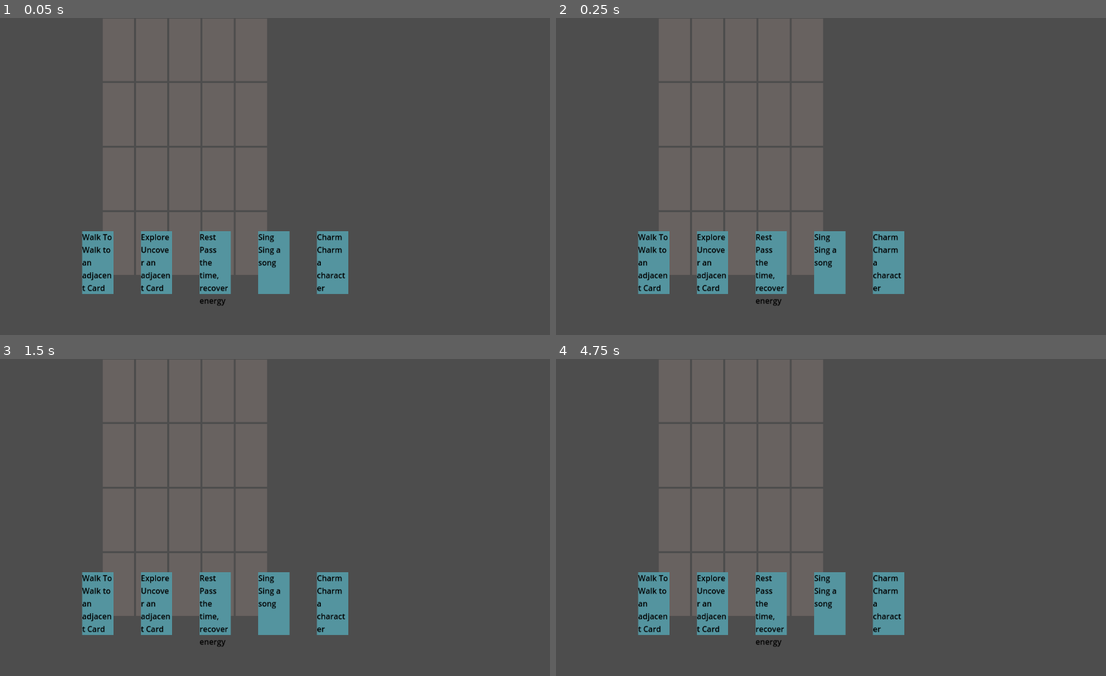
Above: before the commit, frames 1-4 (two rows, left to right).
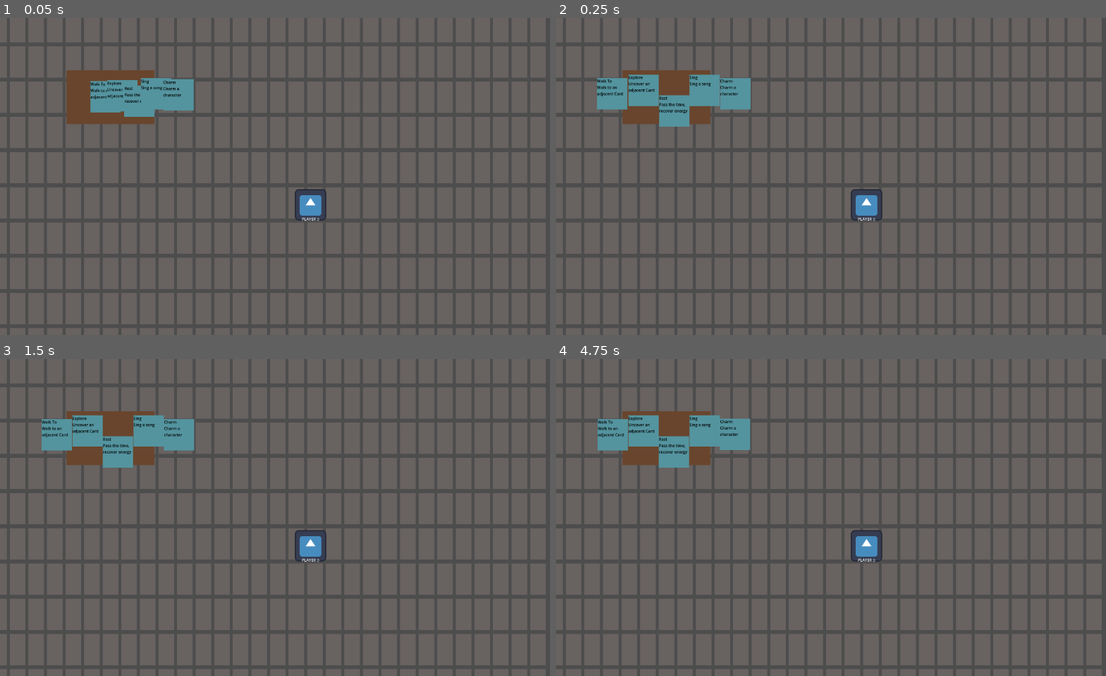
Above: after the commit, the same moments.

Repository: dollythecamus/world-of-cards
Game: Godot game, scene res://world/world.tscn
Same seed, same stepped clock (60 frames per second), same inputs: the game is played once before the commit and once after it. The engine's default icon, where the game draws it, is replaced by a stand-in: a white triangle on a blue panel in a dark square.
Inputs (mouse positions are in pixels of both pictures, inside the frame that each line leads up to):
- Up to frame 1 (0.05 s): no input
- Up to frame 2 (0.25 s): no input
- Up to frame 3 (1.5 s): move the mouse to (407, 501) at 0.52 s; click (407, 501) at 0.67 s; tap Enter at 1.25 s; drag from (170, 533) to (253, 580) at 1.27 s
- Up to frame 4 (4.75 s): tap Space at 2, 3.5 s; move the mouse to (891, 447) at 2.02 s; click (891, 447) at 2.17 s; tap Enter at 2.75, 4.25 s; drag from (809, 580) to (666, 469) at 2.77 s; move the mouse to (1007, 565) at 3.52 s; click (1007, 565) at 3.67 s; drag from (666, 469) to (754, 438) at 4.27 s

The runs differ from the first frame. In frame 1, 64% of the frame differs, in the area x 0-100%, y 0-100%; in frame 2, 65%; in frame 3, 65%; in frame 4, 65%.

Commit message:
chunk loading implemented. hell yeah

Diff:
--- a/player/actionCard.tscn
+++ b/player/actionCard.tscn
@@ -1,24 +1,34 @@
-[gd_scene load_steps=2 format=3 uid="uid://b3ndwyvswodvd"]
+[gd_scene load_steps=3 format=3 uid="uid://b3ndwyvswodvd"]
 
-[ext_resource type="Script" uid="uid://dl0ovahykxiyv" path="res://player/action_card.gd" id="1_b354u"]
+[ext_resource type="Script" uid="uid://decxmnr70r84b" path="res://player/action_card.gd" id="1_b354u"]
 
-[node name="ActionCard" type="Node2D"]
+[sub_resource type="RectangleShape2D" id="RectangleShape2D_b354u"]
+size = Vector2(125, 130)
+
+[node name="ActionCard" type="Area2D"]
+priority = 1000
 script = ExtResource("1_b354u")
 
-[node name="ColorRect" type="ColorRect" parent="."]
-offset_left = -32.0
+[node name="Sprite" type="ColorRect" parent="."]
+offset_left = -63.0
 offset_top = -64.0
-offset_right = 32.0
+offset_right = 61.0
 offset_bottom = 64.0
+mouse_filter = 1
 color = Color(0.329884, 0.578245, 0.62172, 1)
 
-[node name="Label" type="Label" parent="ColorRect"]
+[node name="Label" type="Label" parent="Sprite"]
 layout_mode = 0
-offset_right = 64.0
+offset_right = 122.0
 offset_bottom = 128.0
 mouse_filter = 1
 theme_override_colors/font_color = Color(0, 0, 0, 1)
 text = "ACTION"
 autowrap_mode = 3
 
-[connection signal="gui_input" from="ColorRect" to="." method="_on_rect_gui_input"]
+[node name="CollisionShape2D" type="CollisionShape2D" parent="."]
+position = Vector2(-1.5, 0)
+shape = SubResource("RectangleShape2D_b354u")
+
+[connection signal="mouse_entered" from="." to="." method="_mouse_enter"]
+[connection signal="mouse_exited" from="." to="." method="_mouse_exit"]
--- a/player/action_card.gd
+++ b/player/action_card.gd
@@ -1,38 +1,177 @@
-extends Node2D
+extends Area2D
+class_name Card
+# Static variables
+static var cards: Array = []
+static var card_sort_position := Vector2(0, 0)
+static var is_sorted := false
 
-@onready var sprite = $ColorRect
-@onready var label = $ColorRect/Label
+static var width := 125.0
+static var height := 255.0
 
+# Instance vars
+var card_sort_index := -1
+var sorted_position := Vector2.ZERO
+var sprite_rest_position := Vector2(-32, -64)
+var sorted_rotation := 0.0
+var is_mouse_dragging := false
+var is_mouse_over := false
+
+var velocity := Vector2.ZERO
+var sprite_velocity := Vector2.ZERO
+var angular_velocity := 0.0
+
+var drag_speed := 20.0
+var angular_speed := 1.0
+var mouse_over_offset := Vector2(0, -20)
+var is_close_threshold := 21.0
+
+# Game data
 var data = {}
 
-var is_dragging = false
-var DRAG_SPEED = 15
-
-var starting_position
-var velocity = Vector2()
-
+# Signals
 signal dropped(card)
 
-func _ready() -> void:
-	starting_position = position
+# Nodes
+@onready var visual = $Sprite
+@onready var label = $Sprite/Label
+
+var start_color := Color(1, 1, 1)
+var dragging_opacity := 0.5
+
+func _ready():
+	start_color = modulate
+	if not cards.has(self):
+		cards.append(self)
+		Sort()
+	set_visuals()
+
+static func Sort():
+	var pos_index := 0
+	var any_dragging := false
+
+	for i in range(cards.size()):
+		var card = cards[i]
+		pos_index = i
+		if any_dragging:
+			pos_index = i - 1
+
+		if card.is_mouse_dragging:
+			pos_index = i - 1
+			any_dragging = true
+
+		card.card_sort_index = pos_index
+		#card.set_z_index(pos_index)
+		card.sorted_position = get_point_on_line(pos_index, cards.size())
+		card.sorted_rotation = get_rotation_on_line(pos_index, cards.size())
+
+	is_sorted = true
+
+func _process(delta):
+	if not is_mouse_dragging:
+		if is_mouse_over:
+			velocity = target_position(velocity, position, sorted_position)
+			sprite_velocity = target_position(sprite_velocity, visual.position, sprite_rest_position + mouse_over_offset)
+			#angular_velocity = target_rotation(angular_velocity, visual.rotation_degrees, 0.0)
+		else:
+			velocity = target_position(velocity, position, sorted_position)
+			sprite_velocity = target_position(sprite_velocity, visual.position, sprite_rest_position)
+			#angular_velocity = target_rotation(angular_velocity, visual.rotation_degrees, sorted_rotation)
+	else:
+		var target = get_global_mouse_position()
+		velocity = target_position(velocity, position, target)
+		sprite_velocity = target_position(sprite_velocity, visual.position, sprite_rest_position)
+		# angular_velocity = target_rotation(angular_velocity, visual.rotation_degrees, 0.0)
+
+	# not doing rotation anymore :)
+	#visual.rotation += angular_velocity * angular_speed * delta
+	visual.position += sprite_velocity * drag_speed * delta
+	position += velocity * drag_speed * delta
+
+func target_position(velocity: Vector2, current: Vector2, target: Vector2) -> Vector2:
+	return velocity.move_toward(target - current, drag_speed);
+
+func target_rotation(velocity : float, current: float, target: float) -> float:
+	var difference = angle_difference(current, target);
+	return move_toward(velocity, difference, angular_speed);
+
+func _input_event(_viewport: Viewport, event: InputEvent, _shape_idx: int) -> void:
+	if event is InputEventMouseButton and event.button_index == MOUSE_BUTTON_LEFT:
+		if event.pressed:
+			_on_drag_start()
+		else:
+			_on_drag_end()
+	elif event is InputEventMouseMotion and is_mouse_dragging:
+		if (position - sorted_position).length() > is_close_threshold and not is_sorted:
+			Sort()
+
+func _mouse_enter() -> void:
+	is_mouse_over = true
+
+func _mouse_exit() -> void:
+	is_mouse_over = false
+
+func _on_drag_start():
+	is_mouse_dragging = true
+	is_sorted = false
+	set_opacity(dragging_opacity)
+
+func _on_drag_end():
+	is_mouse_dragging = false
+	set_opacity(1.0)
+	Sort()
+	dropped_action()
+	# dropped.emit(self) # emits the signal when the card is dropped, self-explanatory
+
+func set_visuals():
 	label.text = data.name + "\n" + data.description
 
-func _on_rect_gui_input(event: InputEvent) -> void:
-	if event is InputEventMouseButton:
-		if event.button_index == MOUSE_BUTTON_LEFT:
-			if event.pressed:
-				is_dragging = true
-			elif !event.pressed && is_dragging: # detect when card is dropped
-				is_dragging = false
-				dropped.emit(self) # emits the signal when the card is dropped, self-explanatory
+func set_opacity(opacity: float):
+	var col = start_color
+	col.a = opacity
+	modulate = col
 
-func target_position(vel : Vector2, pos0 : Vector2, pos1 : Vector2):
-	return vel.move_toward(pos1 - pos0, DRAG_SPEED)
+# Positioning helpers
+static func get_point_on_line(i: int, max: int) -> Vector2:
+	var s = card_sort_position
+	var dir = Vector2.RIGHT
+	var bump := Vector2.ZERO
+	var index := i - int(max / 2)
 
-func _process(delta: float) -> void:
-	if is_dragging:
-		velocity = target_position(velocity, position, get_global_mouse_position())
+	if is_even(max):
+		bump.y = 30.0 / max(1.0, abs(index + 0.5))
+		return s + dir * (index * width + width * 0.5) + bump
 	else:
-		velocity = target_position(velocity, position, starting_position)
+		if index == 0:
+			bump.y = 55.0
+			return s + bump
+		else:
+			bump.y = 30.0 / max(1.0, abs(index))
+			return s + dir * (index * width) - bump
 
-	position += velocity * delta * DRAG_SPEED
+static func get_rotation_on_line(i: int, max: int) -> float:
+	var index := i - int(max / 2)
+	var angle := float(index) * -15.0
+	if is_even(max):
+		angle -= 7.5
+	return deg_to_rad(angle)
+
+static func is_even(i: int) -> bool:
+	return i % 2 == 0
+
+##################
+
+# actions
+
+func dropped_action():
+	var closest_area = null
+	var closest_distance = INF
+
+	for area in get_overlapping_areas():
+		var distance = position.distance_to(area.global_position)
+		if distance < closest_distance:
+			closest_distance = distance
+			closest_area = area
+
+	if closest_area:
+		# closest area is the world card which this dropped card is on top of.
+		closest_area.action(self)
--- /dev/null
+++ b/player/camera_controls.gd
@@ -0,0 +1,15 @@
+extends Camera2D
+
+var dragging := false
+const SPEED = 1
+
+func _input(event):
+	if event is InputEventMouseButton:
+		if event.button_index == MOUSE_BUTTON_MIDDLE:
+			dragging = event.pressed
+		elif event.button_index == MOUSE_BUTTON_WHEEL_UP:
+			zoom *= 1.1  # Zoom in
+		elif event.button_index == MOUSE_BUTTON_WHEEL_DOWN:
+			zoom *= 0.9  # Zoom out
+	elif event is InputEventMouseMotion and dragging:
+		position -= event.relative * SPEED / zoom
--- a/player/player_cards.gd
+++ b/player/cards_tray.gd
@@ -1,10 +1,9 @@
 extends Node2D
-
 const ACTION_CARD_SCENE = preload("res://player/actionCard.tscn")
 
 # Adjust this to wherever you want the player hand to start
-var hand_origin = Vector2(200, 500)
-var card_spacing = 120
+var hand_origin = Vector2(0, 0)
+var card_spacing = 68
 
 func spawn_action_hand(player_actions):
 	for i in range(player_actions.size()):
@@ -13,10 +12,10 @@
 
 		var action_card_data = GameData.get_action_card(player_actions[i])
 		card.data = action_card_data  # Custom method on the ActionCard
-		card.connect("dropped", %World._on_card_dropped)
+		# card.connect("dropped", %World._on_card_dropped)
 
 		add_child(card)
 
 
-func _on_player_spawned_player(data: Variant) -> void:
+func _on_spawned_player(data: Variant) -> void:
 	spawn_action_hand(data.actions)
--- /dev/null
+++ b/player/old_action_card.gd
@@ -0,0 +1,38 @@
+extends Node2D
+
+@onready var sprite = $ColorRect
+@onready var label = $ColorRect/Label
+
+var data = {}
+
+var is_dragging = false
+var DRAG_SPEED = 15
+
+var starting_position
+var velocity = Vector2()
+
+signal dropped(card)
+
+func _ready() -> void:
+	starting_position = position
+	label.text = data.name + "\n" + data.description
+
+func _on_rect_gui_input(event: InputEvent) -> void:
+	if event is InputEventMouseButton:
+		if event.button_index == MOUSE_BUTTON_LEFT:
+			if event.pressed:
+				is_dragging = true
+			elif !event.pressed && is_dragging: # detect when card is dropped
+				is_dragging = false
+				dropped.emit(self) # emits the signal when the card is dropped, self-explanatory
+
+func target_position(vel : Vector2, pos0 : Vector2, pos1 : Vector2):
+	return vel.move_toward(pos1 - pos0, DRAG_SPEED)
+
+func _process(delta: float) -> void:
+	if is_dragging:
+		velocity = target_position(velocity, position, get_global_mouse_position())
+	else:
+		velocity = target_position(velocity, position, starting_position)
+
+	position += velocity * delta * DRAG_SPEED
--- a/player/player.gd
+++ b/player/player.gd
@@ -1,4 +1,4 @@
-extends Node
+extends Node2D
 
 var EXAMPLE_DATA = {
 	"character":
@@ -50,6 +50,12 @@
 
 signal spawned_player(data)
 
+var chunk = Vector2i():
+	get():
+		chunk = %World.get_chunk(position)
+		return chunk
+var indexed_position = Vector2i()
+
 func _ready() -> void:
 	spawn_random_player_data()
 
--- /dev/null
+++ b/test.tscn
@@ -0,0 +1,79 @@
+[gd_scene load_steps=4 format=3 uid="uid://x24dqb8k1xhf"]
+
+[ext_resource type="Script" uid="uid://decxmnr70r84b" path="res://player/action_card.gd" id="1_8uh7m"]
+[ext_resource type="Texture2D" uid="uid://cu3fgcoqy14yf" path="res://icon.svg" id="2_8uh7m"]
+
+[sub_resource type="RectangleShape2D" id="RectangleShape2D_37kl0"]
+size = Vector2(128, 126)
+
+[node name="test" type="Node"]
+
+[node name="Card" type="Area2D" parent="."]
+script = ExtResource("1_8uh7m")
+
+[node name="Sprite" type="TextureRect" parent="Card"]
+offset_left = -64.0
+offset_top = -64.0
+offset_right = 64.0
+offset_bottom = 64.0
+texture = ExtResource("2_8uh7m")
+
+[node name="CollisionShape2D" type="CollisionShape2D" parent="Card"]
+shape = SubResource("RectangleShape2D_37kl0")
+debug_color = Color(0.460271, 0.573526, 0.433467, 0.42)
+
+[node name="Card2" type="Area2D" parent="."]
+script = ExtResource("1_8uh7m")
+
+[node name="Sprite" type="TextureRect" parent="Card2"]
+offset_left = -64.0
+offset_top = -64.0
+offset_right = 64.0
+offset_bottom = 64.0
+texture = ExtResource("2_8uh7m")
+
+[node name="CollisionShape2D" type="CollisionShape2D" parent="Card2"]
+shape = SubResource("RectangleShape2D_37kl0")
+debug_color = Color(0.460271, 0.573526, 0.433467, 0.42)
+
+[node name="Card3" type="Area2D" parent="."]
+script = ExtResource("1_8uh7m")
+
+[node name="Sprite" type="TextureRect" parent="Card3"]
+offset_left = -64.0
+offset_top = -64.0
+offset_right = 64.0
+offset_bottom = 64.0
+texture = ExtResource("2_8uh7m")
+
+[node name="CollisionShape2D" type="CollisionShape2D" parent="Card3"]
+shape = SubResource("RectangleShape2D_37kl0")
+debug_color = Color(0.460271, 0.573526, 0.433467, 0.42)
+
+[node name="Card4" type="Area2D" parent="."]
+script = ExtResource("1_8uh7m")
+
+[node name="Sprite" type="TextureRect" parent="Card4"]
+offset_left = -64.0
+offset_top = -64.0
+offset_right = 64.0
+offset_bottom = 64.0
+texture = ExtResource("2_8uh7m")
+
+[node name="CollisionShape2D" type="CollisionShape2D" parent="Card4"]
+shape = SubResource("RectangleShape2D_37kl0")
+debug_color = Color(0.460271, 0.573526, 0.433467, 0.42)
+
+[node name="Card5" type="Area2D" parent="."]
+script = ExtResource("1_8uh7m")
+
+[node name="Sprite" type="TextureRect" parent="Card5"]
+offset_left = -64.0
+offset_top = -64.0
+offset_right = 64.0
+offset_bottom = 64.0
+texture = ExtResource("2_8uh7m")
+
+[node name="CollisionShape2D" type="CollisionShape2D" parent="Card5"]
+shape = SubResource("RectangleShape2D_37kl0")
+debug_color = Color(0.460271, 0.573526, 0.433467, 0.42)
--- a/world/world.tscn
+++ b/world/world.tscn
@@ -1,21 +1,50 @@
-[gd_scene load_steps=4 format=3 uid="uid://jdft6yahmoim"]
+[gd_scene load_steps=6 format=3 uid="uid://jdft6yahmoim"]
 
 [ext_resource type="Script" uid="uid://dde68fvlgjry3" path="res://world/world_generator.gd" id="1_tcf2h"]
-[ext_resource type="Script" uid="uid://cexnlkpfoo1um" path="res://player/player_cards.gd" id="2_4717r"]
+[ext_resource type="Script" uid="uid://cexnlkpfoo1um" path="res://player/cards_tray.gd" id="2_4717r"]
 [ext_resource type="Script" uid="uid://5inottefdrjy" path="res://player/player.gd" id="3_h5o24"]
+[ext_resource type="Texture2D" uid="uid://cu3fgcoqy14yf" path="res://icon.svg" id="3_mmdvd"]
+[ext_resource type="Script" uid="uid://2p4v1nfjhlg3" path="res://player/camera_controls.gd" id="4_h5o24"]
 
 [node name="Game" type="Node2D"]
 
 [node name="World" type="Node2D" parent="."]
 unique_name_in_owner = true
-position = Vector2(242, -67)
+z_index = -500
 script = ExtResource("1_tcf2h")
 
-[node name="PlayerCards" type="Node2D" parent="."]
+[node name="Player" type="Node2D" parent="."]
+unique_name_in_owner = true
+position = Vector2(817, 439)
+script = ExtResource("3_h5o24")
+
+[node name="Sprite2D" type="Sprite2D" parent="Player"]
+texture = ExtResource("3_mmdvd")
+
+[node name="Label" type="Label" parent="Player"]
+offset_left = -36.0
+offset_top = 46.0
+offset_right = 36.0
+offset_bottom = 69.0
+text = "PLAYER :)"
+
+[node name="CardsTray" type="Node2D" parent="."]
 unique_name_in_owner = true
 script = ExtResource("2_4717r")
 
-[node name="Player" type="Node2D" parent="."]
-script = ExtResource("3_h5o24")
+[node name="ColorRect" type="ColorRect" parent="CardsTray"]
+z_index = -200
+offset_left = -180.0
+offset_top = -110.0
+offset_right = 180.0
+offset_bottom = 110.0
+mouse_filter = 1
+color = Color(0.411496, 0.269628, 0.177532, 1)
 
-[connection signal="spawned_player" from="Player" to="PlayerCards" method="_on_player_spawned_player"]
+[node name="Camera" type="Camera2D" parent="."]
+unique_name_in_owner = true
+position = Vector2(699, 323)
+zoom = Vector2(0.5, 0.5)
+script = ExtResource("4_h5o24")
+
+[connection signal="spawned_player" from="Player" to="CardsTray" method="_on_spawned_player"]
--- a/world/world_card.gd
+++ b/world/world_card.gd
@@ -1,4 +1,4 @@
-extends Node2D
+extends Area2D
 
 enum CardType { UNEXPLORED, FOREST, VILLAGE, DUNGEON }
 
@@ -35,12 +35,12 @@
 		pass
 		#flip_card()
 
-func is_mouse_over() -> bool:
-	var mouse_pos = get_global_mouse_position()
-	return $Color.get_global_rect().has_point(mouse_pos)
+func is_pos_over(pos) -> bool:
+	return $Color.get_global_rect().has_point(pos)
 
-func action(card, neighbours):
-	print("does some function based on the card")
+func action(card):
+	var neighbours = get_parent().get_neighbours(self)
+
 	if card.data.name == "Explore":
 		for neighbour in neighbours:
 			neighbour.flip()
--- a/world/world_card.tscn
+++ b/world/world_card.tscn
@@ -1,8 +1,11 @@
-[gd_scene load_steps=2 format=3 uid="uid://crjphf7f3pcep"]
+[gd_scene load_steps=3 format=3 uid="uid://crjphf7f3pcep"]
 
 [ext_resource type="Script" uid="uid://sp030nwrsguq" path="res://world/world_card.gd" id="1_ktog3"]
 
-[node name="WorldCard" type="Node2D"]
+[sub_resource type="RectangleShape2D" id="RectangleShape2D_ktog3"]
+size = Vector2(66, 126)
+
+[node name="WorldCard" type="Area2D"]
 script = ExtResource("1_ktog3")
 metadata/_edit_use_anchors_ = true
 
@@ -12,6 +15,10 @@
 offset_right = 96.0
 offset_bottom = 64.0
 scale = Vector2(0.5, 1)
+mouse_filter = 1
 color = Color(0.837045, 0.722357, 0.677166, 1)
 
+[node name="CollisionShape2D" type="CollisionShape2D" parent="."]
+shape = SubResource("RectangleShape2D_ktog3")
+
 [connection signal="gui_input" from="Color" to="." method="_on_color_gui_input"]
--- a/world/world_generator.gd
+++ b/world/world_generator.gd
@@ -1,51 +1,171 @@
 extends Node2D
 
 const CARD_SCENE = preload("res://world/world_card.tscn")
-const GRID_WIDTH = 5
-const GRID_HEIGHT = 5
-const SPACING_X = 68
-const SPACING_Y = 132
+const SPACING_X = 76
+const SPACING_Y = 144
+const CHUNK_WIDTH = 24
+const CHUNK_HEIGHT = 10
+const CHUNKS_FILE = "user://chunks.save"
 
-var world_cards = [] # bi dimensional array. maybe this will work (something is truly weird with how it does the indexing here)
+var loaded_chunks = {}
+var all_chunks = {}  # Dictionary to store all ever-loaded chunks
+var world_cards = [] # bi dimensional array
 
-func _ready():
-	generate_world()
+@onready var player = %Player
 
-func generate_world():
-	for x in range(GRID_WIDTH):
-		var arr = []
-		arr.resize(GRID_HEIGHT)
-		world_cards.append(arr)
+#func _ready():
+	#_load_all_chunks_from_file()
 
-	for x in range(GRID_WIDTH):
-		for y in range(GRID_HEIGHT):
-			var card = CARD_SCENE.instantiate()
-			card.position = Vector2(x * SPACING_X, y * SPACING_Y)
-			card.type = randi() % 3 + 1  # Randomly pick biome (skip 0 for unexplored)
-			card.indexed_pos = Vector2i(x, y)
-			world_cards[x][y] = card
-			add_child(card)
+func _exit_tree():
+	_save_all_chunks_to_file()
 
-func _on_card_dropped(card):
-	for cc in world_cards:
-		for c in cc:
-			if c.is_mouse_over():
-				c.action(card, get_neighbours(c))
+func _save_all_chunks_to_file():
+	var file = FileAccess.open(CHUNKS_FILE, FileAccess.WRITE)
+	if file:
+		file.store_var(all_chunks)
+		file.close()
+
+func _load_all_chunks_from_file():
+	var file = FileAccess.open(CHUNKS_FILE, FileAccess.READ)
+	if file:
+		if file.get_length() > 0:
+			all_chunks = file.get_var()
+		file.close()
+
+func unload_chunk(chunk : Vector2i):
+	if not loaded_chunks.has(chunk):
+		return  # Chunk is not loaded
+
+	bi_dimensional_chunks_array(all_chunks, chunk)
+	for c in loaded_chunks[chunk]:
+		for card in c:
+			all_chunks[chunk][card.indexed_pos.x][card.indexed_pos.y] = {
+				"type": card.type,
+				"is_face_up": card.is_face_up,
+				"indexed_pos": card.indexed_pos
+			}
+			card.queue_free()
+
+	loaded_chunks.erase(chunk)
+
+func load_chunk(chunk : Vector2i):
+	if loaded_chunks.has(chunk):
+		return  # Chunk is already loaded
+
+	bi_dimensional_chunks_array(loaded_chunks, chunk)
+
+	if all_chunks.has(chunk):
+		for c in all_chunks[chunk]:
+			for card_data in c:
+				var card = CARD_SCENE.instantiate()
+				card.type = card_data["type"]
+				card.is_face_up = card_data["is_face_up"]
+				card.indexed_pos = card_data["indexed_pos"]
+
+				var chunk_offset = Vector2(chunk.x * SPACING_X * CHUNK_WIDTH,
+										chunk.y * SPACING_Y * CHUNK_HEIGHT)
+
+				card.position = Vector2(card_data.indexed_pos.x * SPACING_X,
+										card_data.indexed_pos.y * SPACING_Y)
+				card.position += chunk_offset
+
+				add_child(card)
+				loaded_chunks[chunk][card.indexed_pos.x][card.indexed_pos.y] = card
+	else:
+		# Generate new chunk
+		for x in CHUNK_WIDTH:
+			for y in CHUNK_HEIGHT:
+				var card = CARD_SCENE.instantiate()
+
+				var chunk_offset = Vector2(chunk.x * SPACING_X * CHUNK_WIDTH,
+										chunk.y * SPACING_Y * CHUNK_HEIGHT)
+
+				card.position = Vector2(x * SPACING_X, y * SPACING_Y) + chunk_offset
+				card.type = randi() % 3 + 1  # Randomly pick biome
+				card.indexed_pos = Vector2i(x, y)
+				add_child(card)
+				loaded_chunks[chunk][x][y] = card
+
+func bi_dimensional_chunks_array(array, chunk):
+	# bi dimensional array for storing the cards in chunks
+	array[chunk] = []
+	array[chunk].resize(CHUNK_WIDTH)
+	for i in CHUNK_WIDTH:
+		array[chunk][i] = []
+		array[chunk][i].resize(CHUNK_HEIGHT)
+
+func _on_card_dropped(dropped_card): # this is not needed anymore
+	var chunk = get_chunk(dropped_card.position)
+	if not loaded_chunks.has(chunk):
+		return
+
+	for cc in loaded_chunks[chunk]:
+		for card in cc:
+			if card.is_pos_over(dropped_card.position):
+				card.action(dropped_card, get_neighbours(card))
 				return
+
+func _process(_delta):
+	var camera_chunk = get_chunk(%Camera.position)
+	# Load surrounding chunks
+
+	load_chunk(player.chunk)
+
+	for dx in range(-1, 1):  # Load chunks in a 3x3 grid around the camera
+		for dy in range(-1, 1):
+			var d = Vector2i(dx, dy)
+			load_chunk(camera_chunk + d)
+
+	# Unload chunks that are too far based on distance
+	var max_distance = 2  # Maximum distance in chunks to keep loaded
+	var chunks_to_unload = []
+
+	for chunk in loaded_chunks.keys():
+		if chunk.distance_to(camera_chunk) > max_distance:
+			if chunk == player.chunk:
+				continue
+			chunks_to_unload.append(chunk)
+
+	for chunk in chunks_to_unload:
+		unload_chunk(chunk)
+
+func get_chunk(pos):
+	return Vector2i(floor(pos.x / (CHUNK_WIDTH * SPACING_X)),
+					floor(pos.y / (CHUNK_HEIGHT * SPACING_Y)))
 
 func get_neighbours(card):
 	var neighbors = []
 
 	var card_x = card.indexed_pos.x
 	var card_y = card.indexed_pos.y
+	var current_chunk = get_chunk(card.position)
 
 	for dx in [1, 0, -1]:
 		for dy in [1, 0, -1]:
 			if dx == 0 and dy == 0:
 				continue  # Skip the card itself
+
 			var neighbor_x = card_x + dx
 			var neighbor_y = card_y + dy
-			if neighbor_x >= 0 and neighbor_x < GRID_WIDTH and neighbor_y >= 0 and neighbor_y < GRID_HEIGHT:
-				neighbors.append(world_cards[neighbor_x][neighbor_y])
+			var neighbor_chunk = current_chunk
+
+			# Check if the neighbor is outside the current chunk
+			if neighbor_x < 0:
+				neighbor_x = CHUNK_WIDTH - 1
+				neighbor_chunk.x -= 1
+			elif neighbor_x >= CHUNK_WIDTH:
+				neighbor_x = 0
+				neighbor_chunk.x += 1
+
+			if neighbor_y < 0:
+				neighbor_y = CHUNK_HEIGHT - 1
+				neighbor_chunk.y -= 1
+			elif neighbor_y >= CHUNK_HEIGHT:
+				neighbor_y = 0
+				neighbor_chunk.y += 1
+
+			# Add the neighbor if it exists in the loaded chunks
+			if loaded_chunks.has(neighbor_chunk) and loaded_chunks[neighbor_chunk][neighbor_x][neighbor_y]:
+				neighbors.append(loaded_chunks[neighbor_chunk][neighbor_x][neighbor_y])
 
 	return neighbors
Not shown, changed: player/action_card.gd.uid
Not shown, added: player/camera_controls.gd.uid
Renamed: player/player_cards.gd.uid -> player/cards_tray.gd.uid
Not shown, added: player/old_action_card.gd.uid
